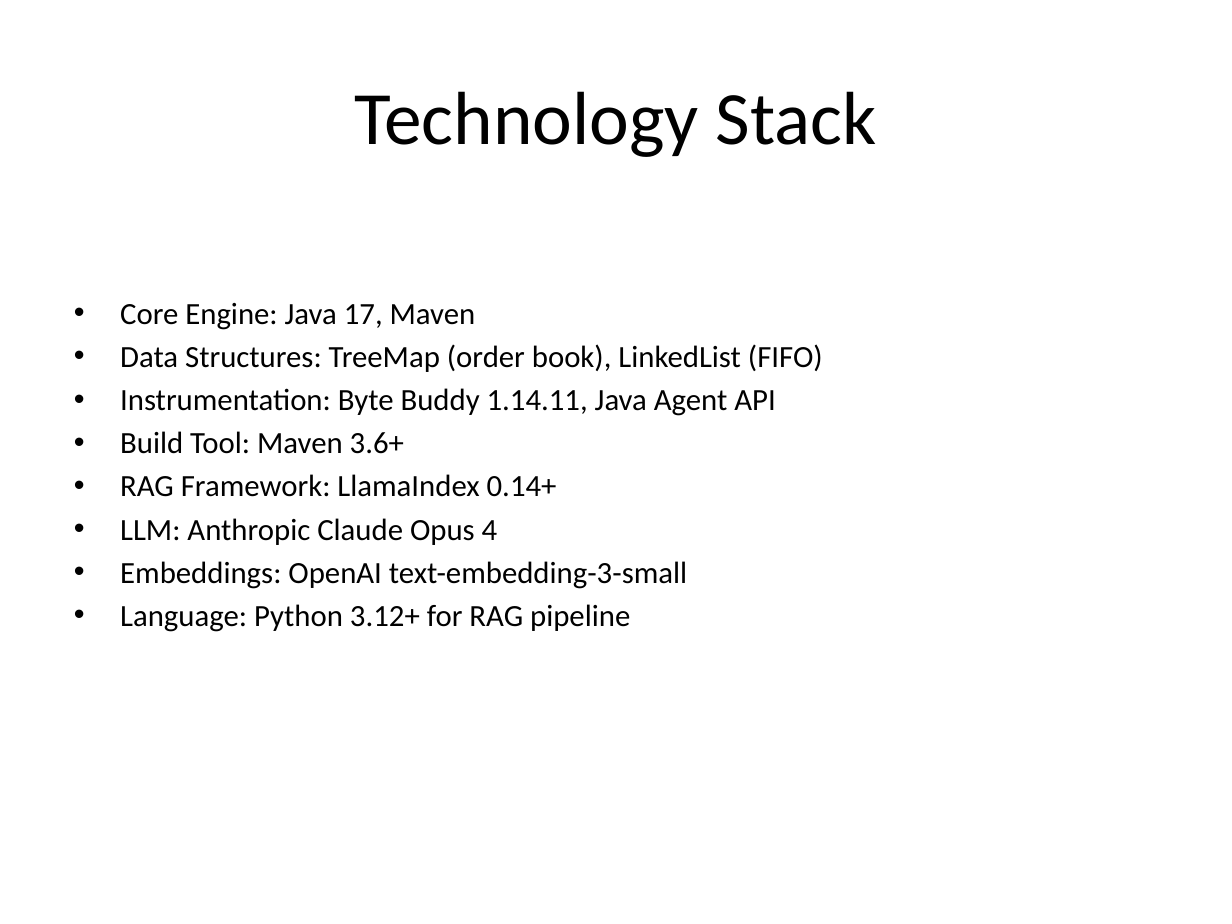
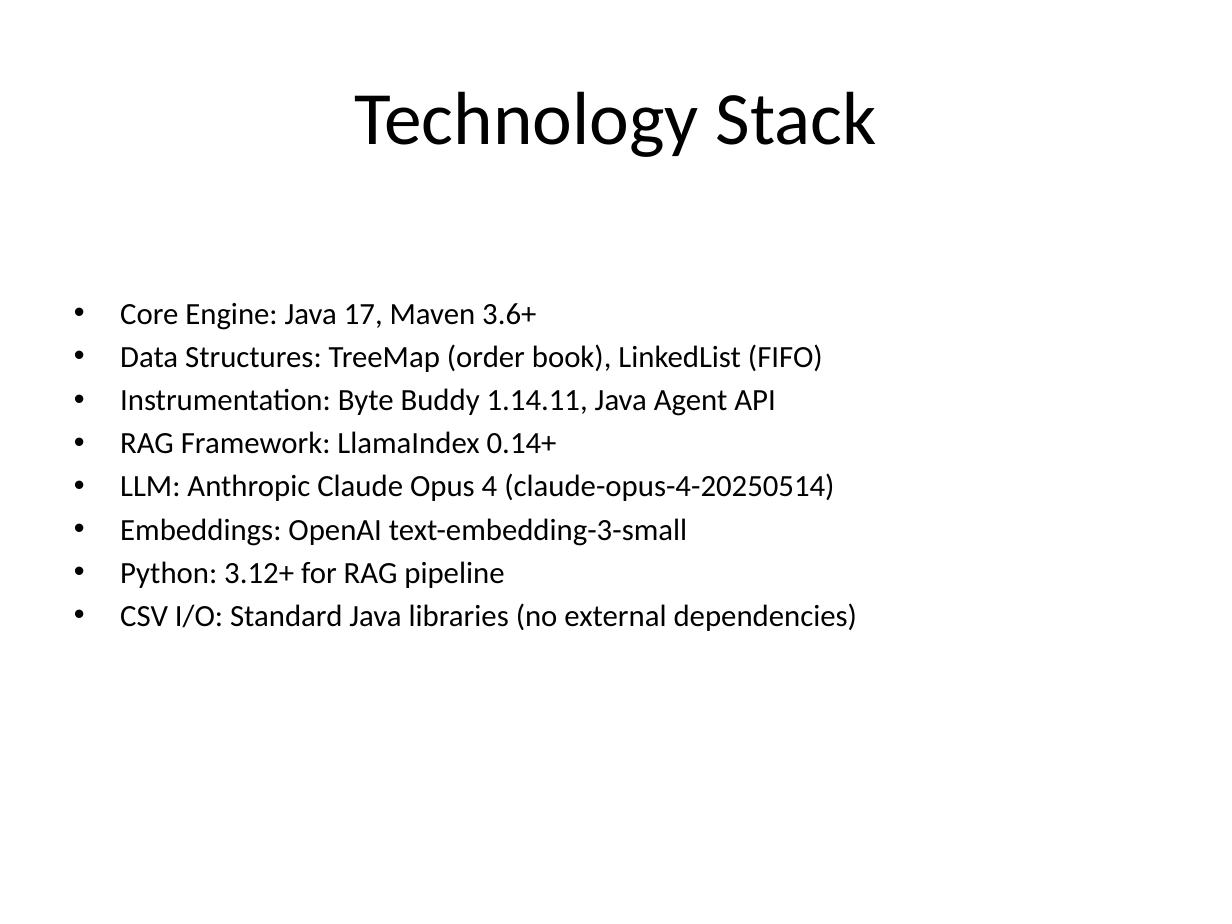
Before and after one commit to spopa01/matching-engine, a slide deck: slide 24 of MatchingEngine_Presentation.pptx (slide 15 before the commit). Drawn at 1232x924 pixels with LibreOffice and Linux fonts; fonts in the diff are those of the drawing. Boxes give left, top, right and bottom in pixels: in the first picture for what was removed or moved away, otherwise in the second. Text is boxed around its words. In the diff, an @@ line names an element or a change of style, - is before the commit and + after.

```diff
--- a/MatchingEngine_Presentation.pptx
+++ b/MatchingEngine_Presentation.pptx
@@ text at <box>120,303,536,330</box>: text changed @@
-• Core Engine: Java 17, Maven
+• Core Engine: Java 17, Maven 3.6+
@@ text at <box>120,431,404,454</box>: paragraph removed @@
-• Build Tool: Maven 3.6+
@@ text at <box>120,473,834,501</box>: text changed @@
-• LLM: Anthropic Claude Opus 4
+• LLM: Anthropic Claude Opus 4 (claude-opus-4-20250514)
@@ text at <box>120,561,857,631</box>: text changed @@
-• Language: Python 3.12+ for RAG pipeline
+• Python: 3.12+ for RAG pipeline
+• CSV I/O: Standard Java libraries (no external dependencies)
```
Also in this commit, not shown: 9 other slides changed, 10 slides added, 2 slides removed, 1 other file.
